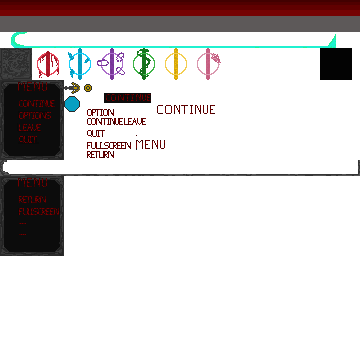
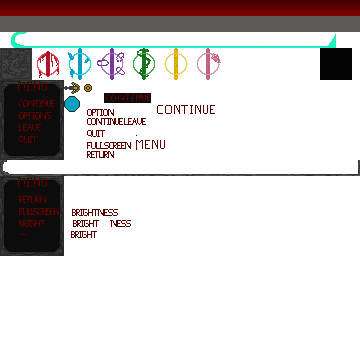
Layer changes from the first (360, 360) image to the second:
painted on "Background" over 19, 209, 131, 238
